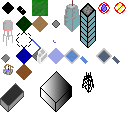
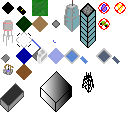
Layer changes from the first 128px x 128px image to the second:
added layer "selector2" above "Pasted Layer #2" over [16, 32, 32, 48]
added layer "Pasted Layer #2" above "power line" over [98, 18, 110, 30]
hid "selector" over [16, 32, 32, 48]
